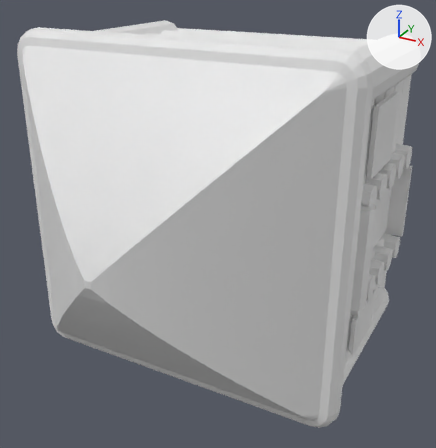
A saved change to the OBJ model landstalker/data/proxies/house_726_d2.obj.
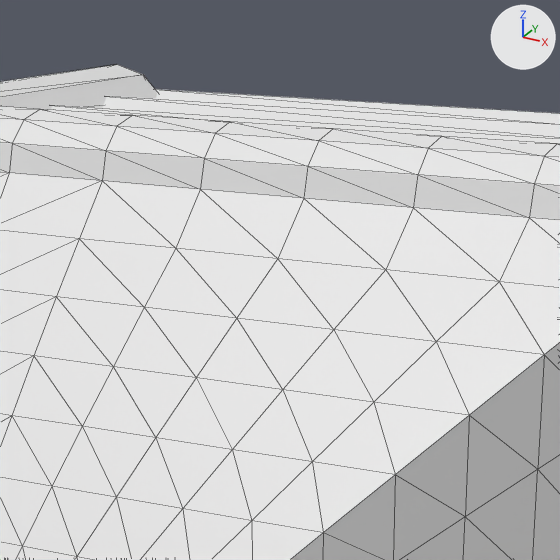
Each version is shown whole from a 50 mm lens placed at (571.0, -230.1, 942.5), pointed at (508.7, -116.7, 885.8), then close up on the part from 30% to 70% of the width and 0% to 39% of the height. Lighting does not change. The marker at upper right points along +X, +Y and +Z. The first two pictures are the older version. The close-ups show mesh edges as thin lines. Where no turn or scale is listed for an object, it has been applied to the vertices.

In view in the first close-up: 'house_726_d2'.
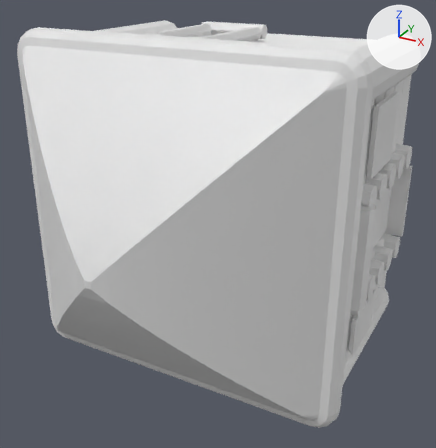
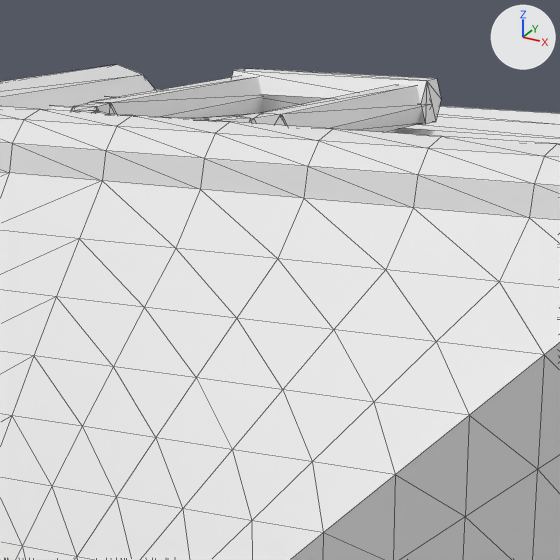
Location of each change, [x1, y1, x2, y2] in pixels of the close-ups (560 x 560 px):
```json
{"part": 1, "of": "me_house_726_d2", "change": "added", "after": [92, 76, 263, 118]}
{"part": 2, "of": "me_house_726_d2", "change": "added", "after": [262, 85, 432, 132]}
{"part": 3, "of": "me_house_726_d2", "change": "added", "after": [232, 68, 441, 124]}
{"part": 4, "of": "me_house_726_d2", "change": "added", "after": [71, 102, 285, 126]}
```

Edits to the scene script, one JSON object a line:
```json
{"block": "me_house_726_d2", "where": "# used by ob_house_726_d2; location = (0.0, 0.0, 0.0)"}
{"op": "remove", "block": "me_house_726_d2", "code": "me_house_726_d2.from_pydata(...)  # 1736 vertices, 3284 faces; spans x 465.5..545.0, y -158.8..-74.8, z 849.5..929.0"}
{"op": "add", "block": "me_house_726_d2", "code": "me_house_726_d2.from_pydata(...)  # 1868 vertices, 3504 faces; spans x 465.5..545.0, y -158.8..-74.8, z 849.5..929.0"}
{"block": "me_house_726_d2", "change": "me_house_726_d2 part 1: a new loose piece, a 6-sided cylinder along y spanning x 491.9..495.1, y -115.2..-93.5, z 925.0..927.8"}
{"block": "me_house_726_d2", "change": "me_house_726_d2 part 2: a new loose piece, a 6-sided cylinder along y spanning x 505.4..508.6, y -115.2..-93.5, z 925.0..927.8"}
{"block": "me_house_726_d2", "change": "me_house_726_d2 part 3: a new loose piece, a 6-sided cylinder along x spanning x 492.0..508.5, y -95.3..-91.7, z 925.0..928.2"}
{"block": "me_house_726_d2", "change": "me_house_726_d2 part 4"}
{"block": "me_house_726_d2", "change": "71 vertices are added at x 491.9..508.6, y -123.6..-114.9, z 925.0..927.8"}
{"block": "me_house_726_d2", "change": "20 new vertices lie (0.0, 0.0, 2.8) away from vertices in x 493.2..507.8, y -122.8..-115.1, z 925.0"}
{"block": "me_house_726_d2", "change": "5 new vertices lie (1.4, -2.2, 0.0) away from vertices in x 492.7..494.7, y -118.7..-117.4, z 925.0..927.8"}
{"block": "me_house_726_d2", "change": "160 new faces join them"}
```
